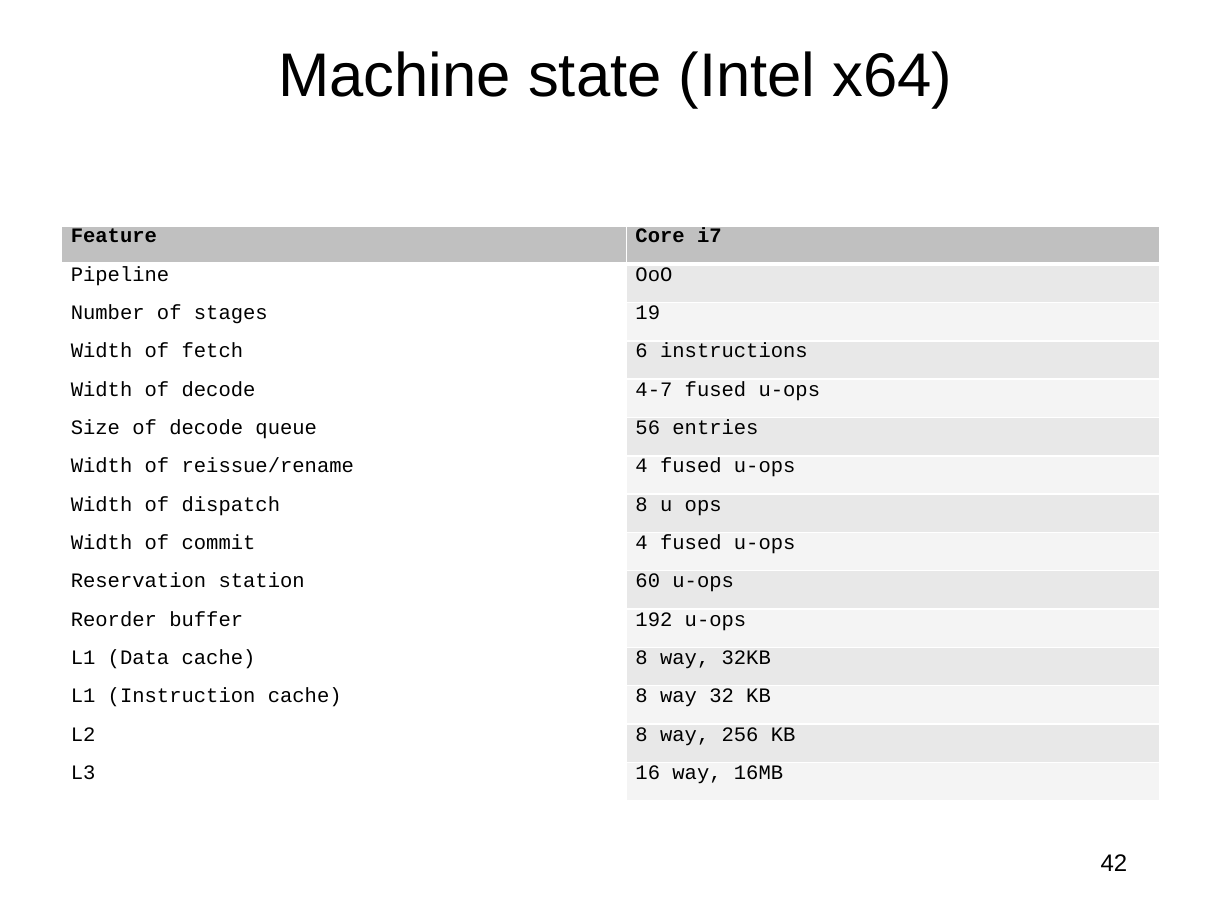
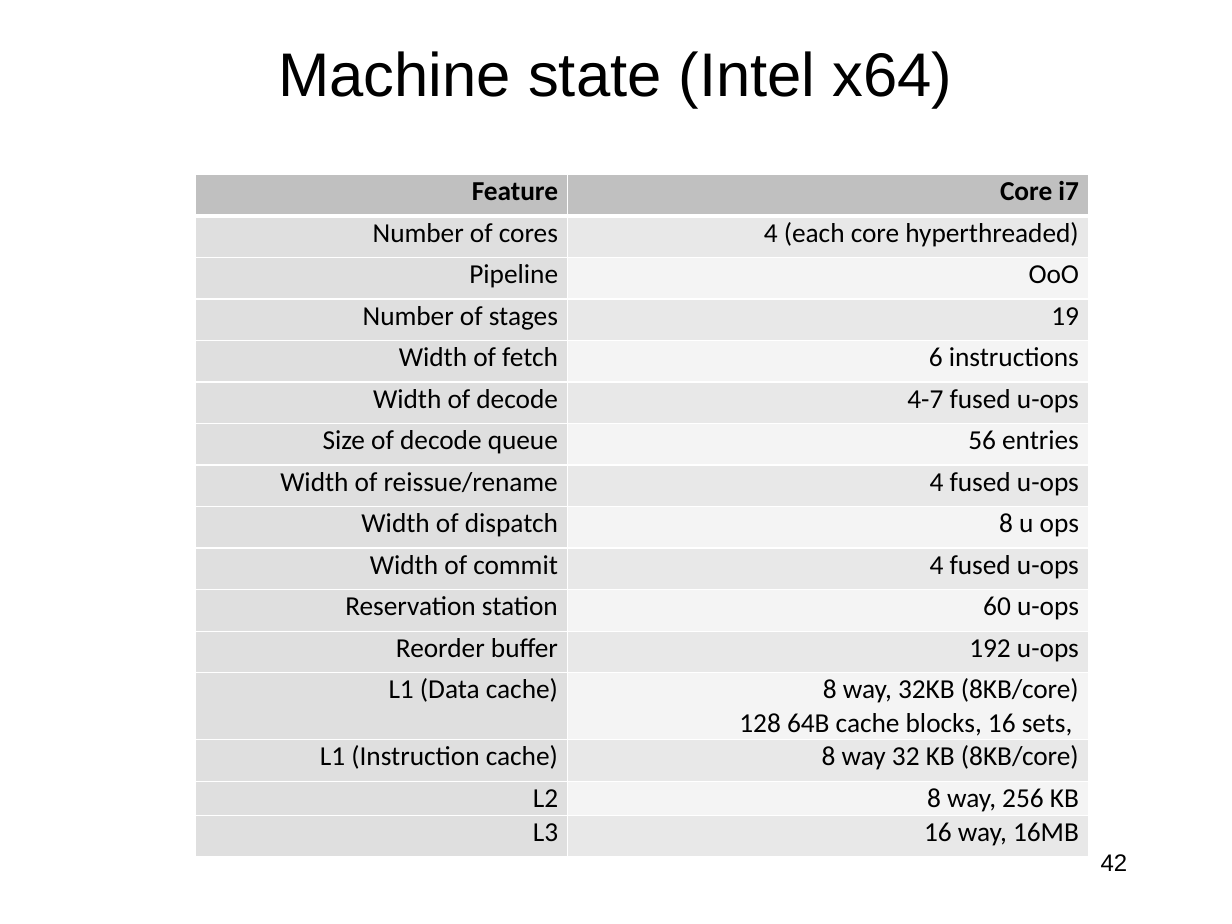
Before and after one commit to jlmucb/class_notes, a slide deck: slide 42 of BerkeleyClass/CS290Spring2013/Lectures/entropy_talk.pptx. Drawn at 1232x924 pixels with LibreOffice and Linux fonts; fonts in the diff are those of the drawing. Boxes give left, top, right and bottom in pixels: in the first picture for what was removed or moved away, otherwise in the second. Text is boxed around its words. In the diff, an @@ line names an element or a change of style, - is before the commit and + after.

```diff
--- a/BerkeleyClass/CS290Spring2013/Lectures/entropy_talk.pptx
+++ b/BerkeleyClass/CS290Spring2013/Lectures/entropy_talk.pptx
@@ table at (195, 175, 1088, 856) @@
+row 2: Number of cores | 4 (each core hyperthreaded)
-row 13, column 2: 8 way, 32KB
+row 13, column 2: 8 way, 32KB (8KB/core) / 128 64B cache blocks, 16 sets,
-row 14, column 2: 8 way 32 KB
+row 14, column 2: 8 way 32 KB (8KB/core)
@@ table: place and size @@
-table at (62, 225, 1159, 801)
+table at (195, 175, 1088, 856)
```
Also in this commit, not shown: 4 other slides changed, 1 slide added, 1 other file.
